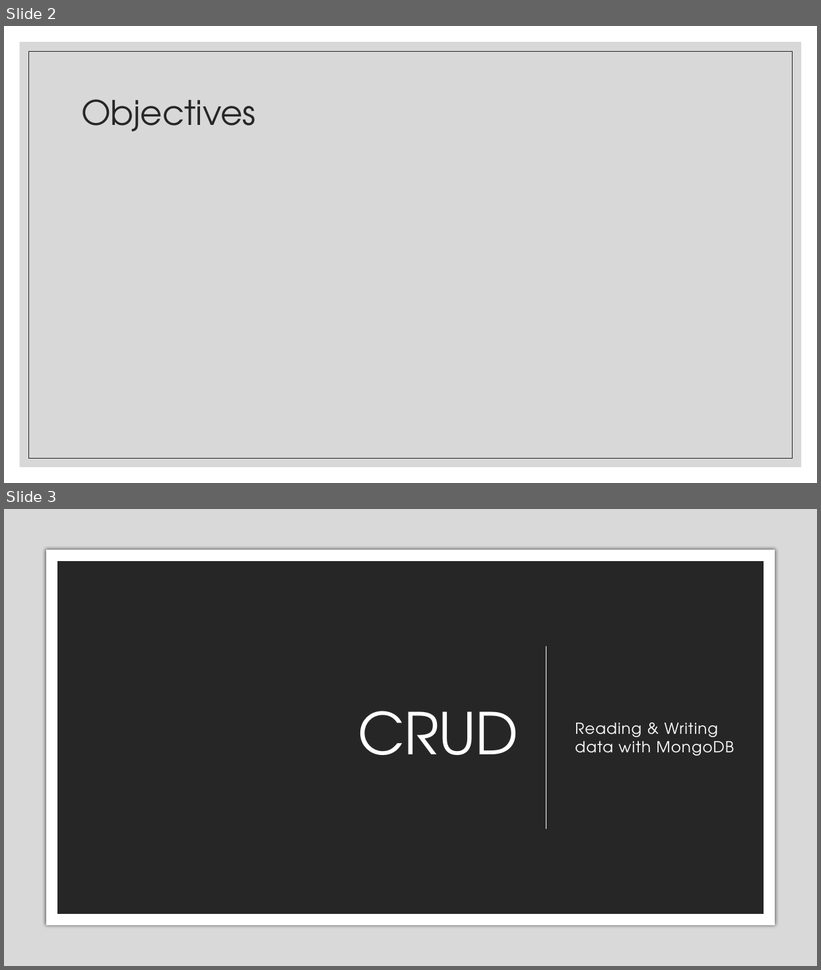
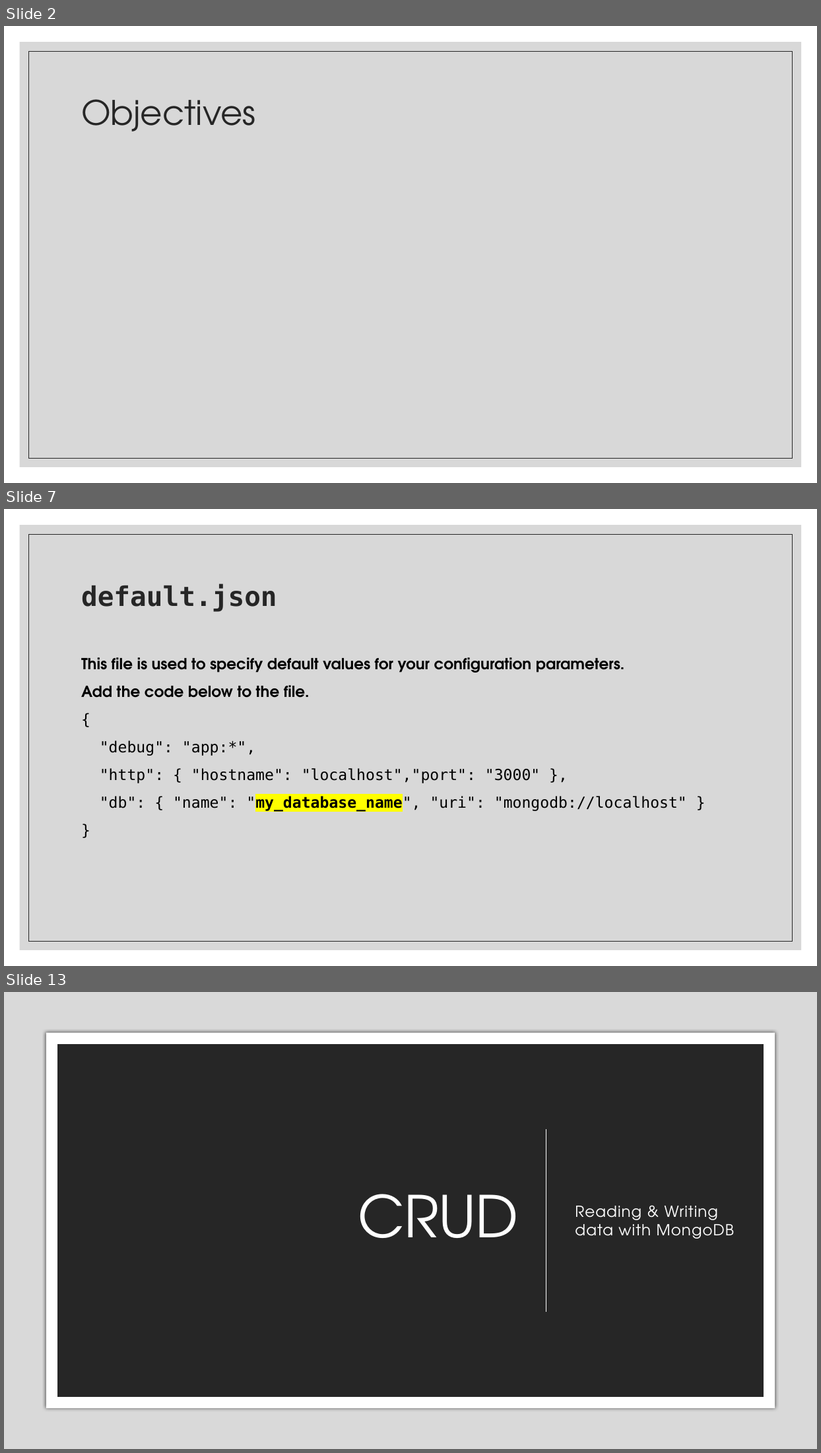
Before and after one commit to zackstotts/base-node-curriculum, a slide deck: unit_03/slides/02 MongoDB & Node.pptx. Shown one above the other, each under a label of ours: slides 2 and 3 before the commit, slides 2, 7 and 13 after it; the slides between them are not shown. The pictures are 821x970 and 821x1453 pixels, drawn with LibreOffice and Linux fonts; fonts in the diff are those of the drawing. Boxes give left, top, right and bottom in pixels: in the first picture for what was removed or moved away, otherwise in the second. Text is boxed around its words. In the diff, an @@ line names an element or a change of style, - is before the commit and + after.

Commit message:
adding details on connecting to the database

```diff
--- a/unit_03/slides/02 MongoDB & Node.pptx
+++ b/unit_03/slides/02 MongoDB & Node.pptx
@@ slide 7 added at (x1=4, y1=509, x2=817, y2=966), background #FFFFFF; not listed: 2 template elements that a slide beside it also shows @@
@@ title added at (x1=81, y1=584, x2=277, y2=612), 32 pt, text #262626, bold @@
+default.json
@@ text added at (x1=81, y1=657, x2=687, y2=812), 18 pt, text #000000, bold @@
+This file is used to specify default values for your configuration parameters.
+Add the code below to the file.
+{
+"debug": "app:*",
+"http": { "hostname": "localhost","port": "3000" },
+"db": { "name": "my_database_name", "uri": "mongodb://localhost" }
+}
@@ what was slide 3 is now slide 13 @@
```
Also in this commit, not shown: 2 slides changed, 7 other slides added.
